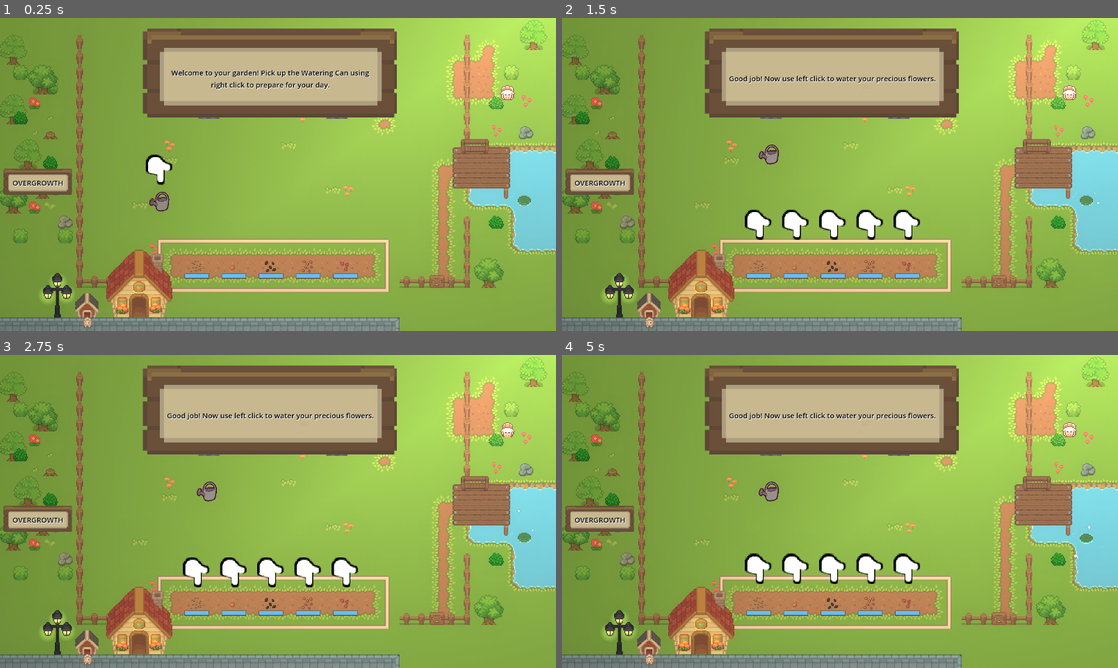
Above: before the commit, frames 1-4 (two rows, left to right).
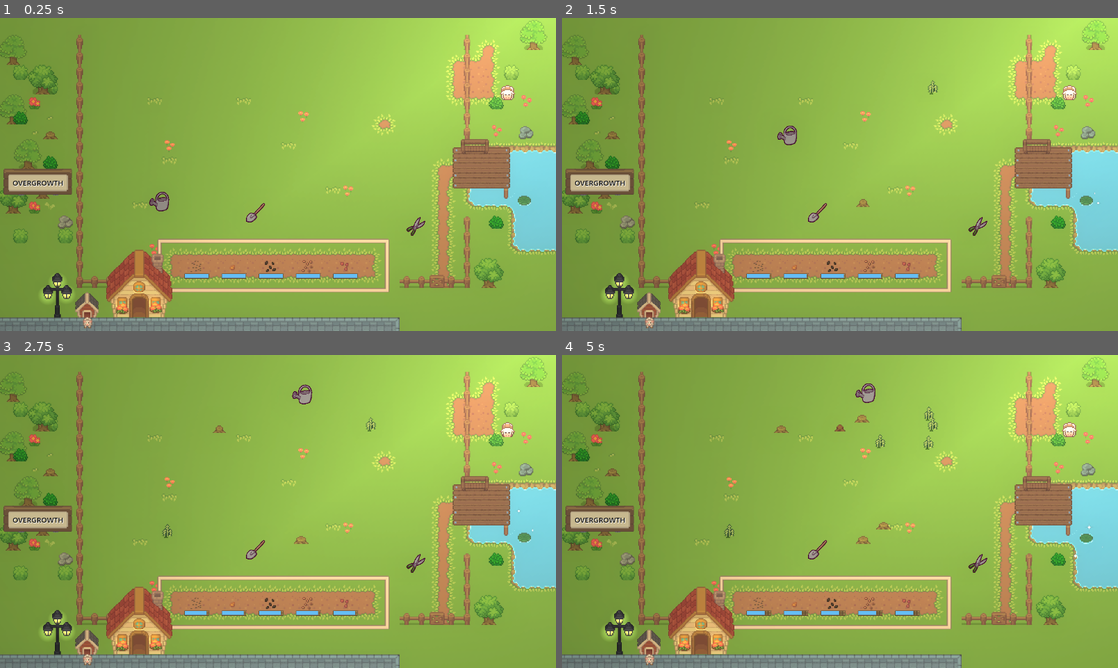
Above: after the commit, the same moments.

Repository: Piggward/GetOutOfMeGarden
Game: Godot game, scene res://scenes/main_scene_art.tscn
Same seed, same stepped clock (60 frames per second), same inputs: the game is played once before the commit and once after it.
Inputs (mouse positions are in pixels of both pictures, inside the frame that each line leads up to):
- Up to frame 1 (0.25 s): no input
- Up to frame 2 (1.5 s): tap Enter at 0.5, 1.25 s; move the mouse to (723, 202) at 0.52 s; press the mouse at (723, 202) at 0.53 s; move the mouse to (728, 190) at 1.27 s; release the mouse at (728, 190) at 1.28 s; right-click (728, 190) at 1.35 s; click (728, 190) at 1.42 s
- Up to frame 3 (2.75 s): tap Enter at 2 s; move the mouse to (333, 442) at 2.02 s; press the mouse at (333, 442) at 2.03 s
- Up to frame 4 (5 s): tap Enter at 2.75, 3.5, 4.25 s; move the mouse to (812, 574) at 2.77 s; release the mouse at (812, 574) at 2.78 s; right-click (812, 574) at 2.85 s; click (812, 574) at 2.92 s; move the mouse to (1006, 558) at 3.52 s; press the mouse at (1006, 558) at 3.53 s; move the mouse to (673, 464) at 4.27 s; release the mouse at (673, 464) at 4.28 s; right-click (673, 464) at 4.35 s; click (673, 464) at 4.42 s

The runs differ from the first frame. In frame 1, 13% of the frame differs, in the area x 25-77%, y 3-70%; in frame 2, 15%; in frame 3, 15%; in frame 4, 15%, in the area x 25-77%, y 3-84%.

Commit message:
tutorial

Diff:
--- a/scenes/main_scene_art.tscn
+++ b/scenes/main_scene_art.tscn
@@ -303,6 +303,7 @@
 
 [node name="TutorialManager" type="Node" parent="."]
 script = ExtResource("1_h3kef")
+show_tutorial = false
 
 [node name="FirstWeedMarker" type="Marker2D" parent="TutorialManager"]
 position = Vector2(430, 185)
--- a/scripts/tutorial_manager.gd
+++ b/scripts/tutorial_manager.gd
@@ -22,7 +22,19 @@
 @onready var next_rect = $"../CanvasLayer/ToolTip/NextRect"
 @onready var animation_player = $AnimationPlayer
 
+@export var show_tutorial: bool = true
+
 func _ready():
+	if not show_tutorial:
+		await get_parent().ready
+		var s = SHOVEL.instantiate()
+		var ss = SCISSORS.instantiate()
+		get_parent().add_child(s)
+		get_parent().add_child(ss)
+		s.global_position = shovel_marker.global_position
+		ss.global_position = scissor_marker.global_position
+		tutorial_finished()
+		return
 	Global.has_interacted.connect(_on_first_interact)
 	Global.has_picked_up.connect(_on_first_pick_up)
 	tool_tip.visible = true
@@ -31,6 +43,13 @@
 	pointer.visible = true
 	next_rect.visible = false
 	animation_player.play("tutorial")
+
+func tutorial_finished():
+	Global.tutorial = false
+	Global.game_start.emit()
+	tool_tip.visible = false
+	pointer.queue_free()
+	animation_player.play_backwards("tutorial")
 
 func _on_first_interact(area: InteractableArea):
 	if area is Flower and not interacted.has("flower"):
